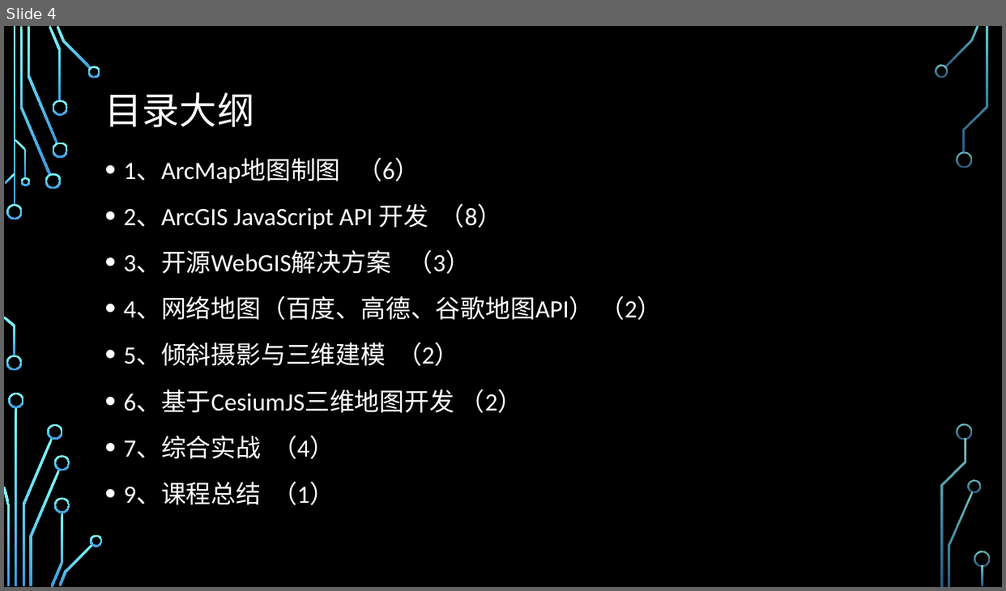
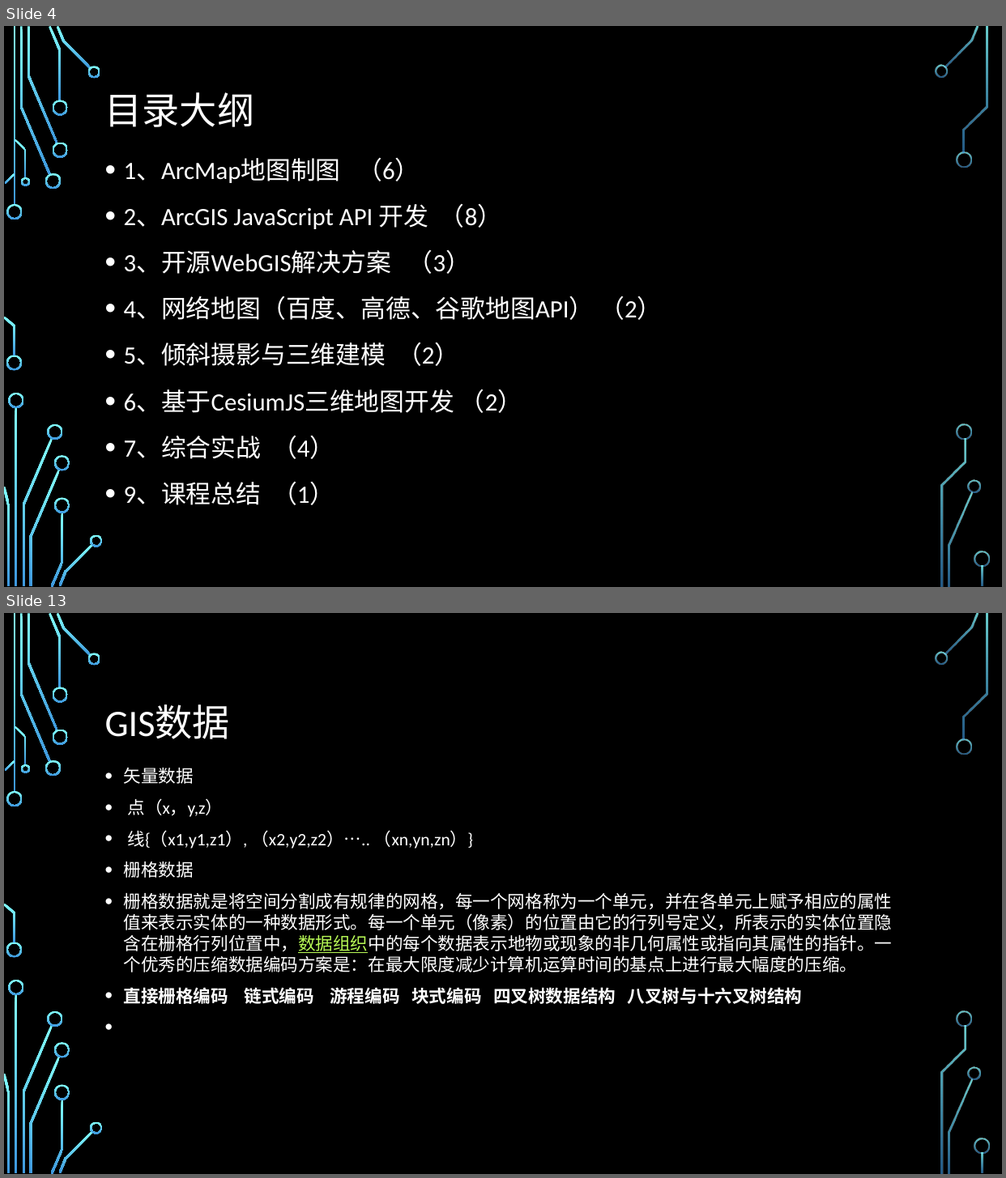
Before and after one commit to guojs/webgis, a slide deck: resource/WebGIS课程大纲.pptx. Shown one above the other, each under a label of ours: slide 4 before the commit, slides 4 and 13 after it; the slides between them are not shown. The pictures are 1006x591 and 1006x1178 pixels, drawn with LibreOffice and Linux fonts; fonts in the diff are those of the drawing; background and template pictures are left out. Boxes give left, top, right and bottom in pixels: in the first picture for what was removed or moved away, otherwise in the second. Text is boxed around its words. In the diff, an @@ line names an element or a change of style, - is before the commit and + after.

```diff
--- a/resource/WebGIS课程大纲.pptx
+++ b/resource/WebGIS课程大纲.pptx
@@ slide 13 added at [4,613,1002,1174], background picture (left out); not listed: 36 template elements that a slide beside it also shows @@
@@ title added at [105,705,230,739], 36 pt, text #FFFFFF @@
+GIS数据
@@ text added at [124,768,893,1007], 16.8 pt, text #FFFFFF @@
+• 矢量数据
+• 点（x，y,z）
+• 线{（x1,y1,z1）, （x2,y2,z2）….. （xn,yn,zn）}
+• 栅格数据
+• 栅格数据就是将空间分割成有规律的网格，每一个网格称为一个单元，并在各单元上赋予相应的属性值来表示实体的一种数据形式。每一个单元（像素）的位置由它的行列号定义，所表示的实体位置隐含在栅格行列位置中，数据组织中的每个数据表示地物或现象的非几何属性或指向其属性的指针。一个优秀的压缩数据编码方案是：在最大限度减少计算机运算时间的基点上进行最大幅度的压缩。
+• 直接栅格编码 链式编码 游程编码 块式编码 四叉树数据结构 八叉树与十六叉树结构
```
Also in this commit, not shown: 5 slides changed, 18 other slides added, 1 slide removed, 44 other files.
